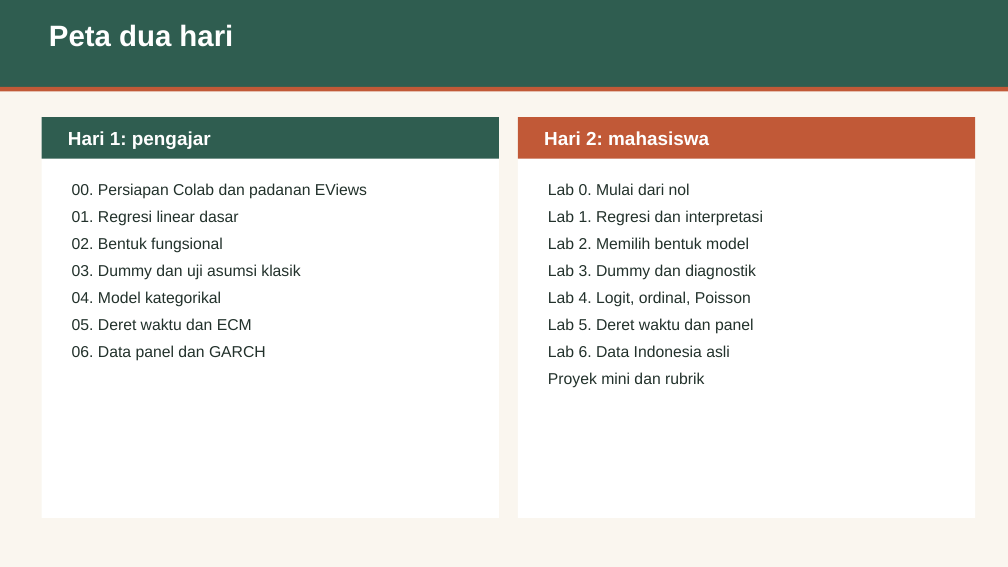
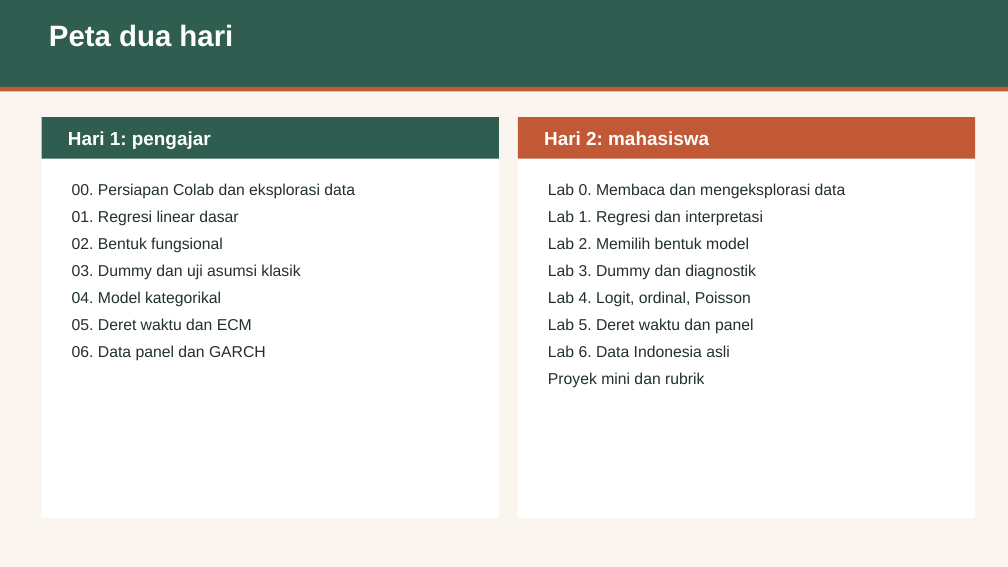
Before and after one commit to akhiyarwaladi/ekonometrika_coding_workshop, a slide deck: slide 3 of slide/01_pengantar_workshop.pptx. Drawn at 1008x567 pixels with LibreOffice and Linux fonts; fonts in the diff are those of the drawing. Boxes give left, top, right and bottom in pixels: in the first picture for what was removed or moved away, otherwise in the second. Text is boxed around its words. In the diff, an @@ line names an element or a change of style, - is before the commit and + after.

```diff
--- a/slide/01_pengantar_workshop.pptx
+++ b/slide/01_pengantar_workshop.pptx
@@ text at [72, 183, 355, 199]: text changed @@
-00. Persiapan Colab dan padanan EViews
+00. Persiapan Colab dan eksplorasi data
@@ text at [548, 183, 846, 199]: text changed @@
-Lab 0. Mulai dari nol
+Lab 0. Membaca dan mengeksplorasi data
```
Also in this commit, not shown: 35 other files.
